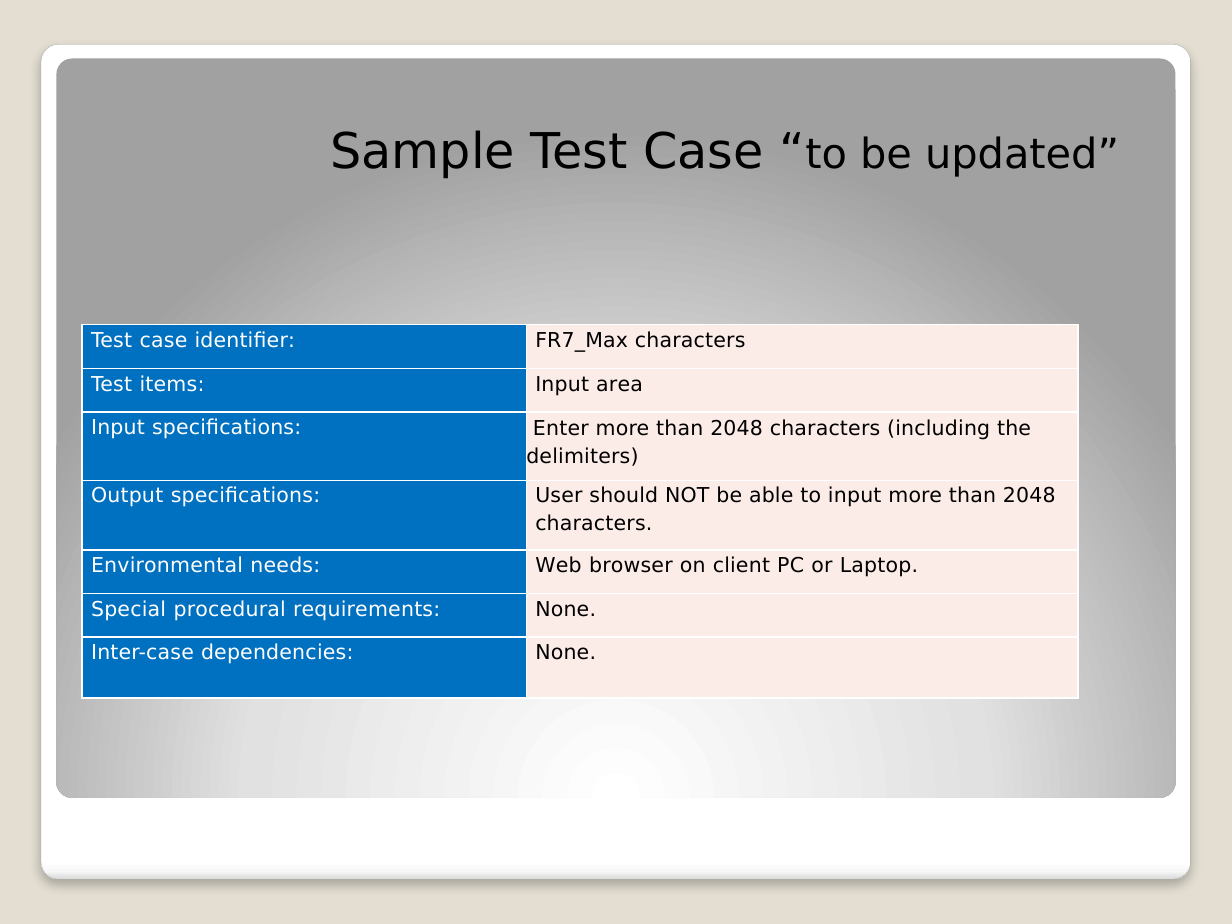
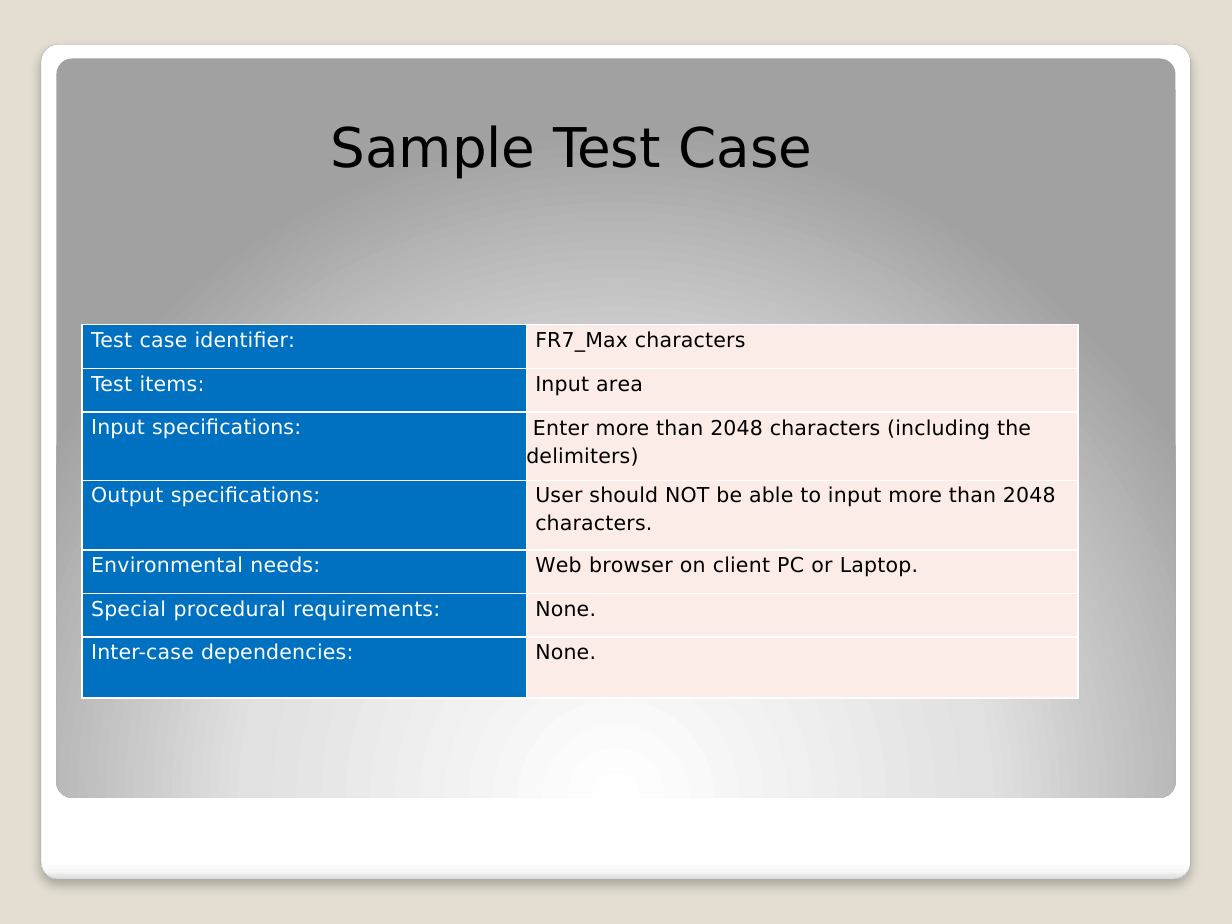
Before and after one commit to Project-kwic/ASAD, a slide deck: slide 34 of Phase-I Interim.pptx. Drawn at 1232x924 pixels with LibreOffice and Linux fonts; fonts in the diff are those of the drawing. Boxes give left, top, right and bottom in pixels: in the first picture for what was removed or moved away, otherwise in the second. Text is boxed around its words. In the diff, an @@ line names an element or a change of style, - is before the commit and + after.

```diff
--- a/Phase-I Interim.pptx
+++ b/Phase-I Interim.pptx
@@ title at box(330, 125, 812, 179): text changed; size 28.8 to 32 pt @@
-Sample Test Case “to be updated”
+Sample Test Case
```
Also in this commit, not shown: 2 other slides changed, 2 other files.
